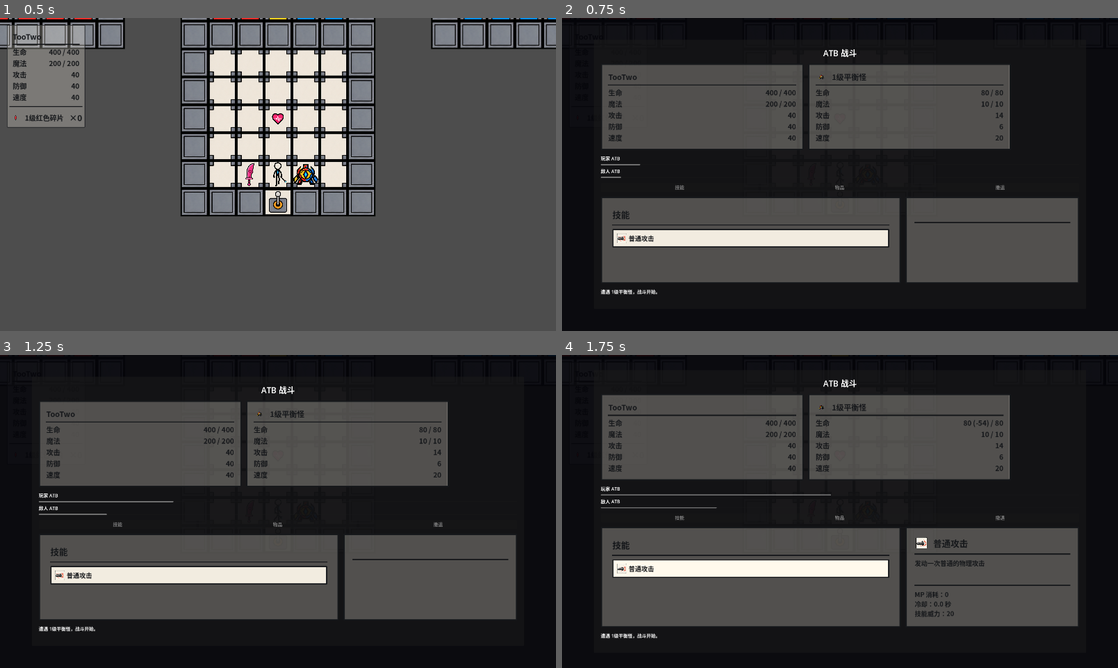
Above: before the commit, frames 1-4 (two rows, left to right).
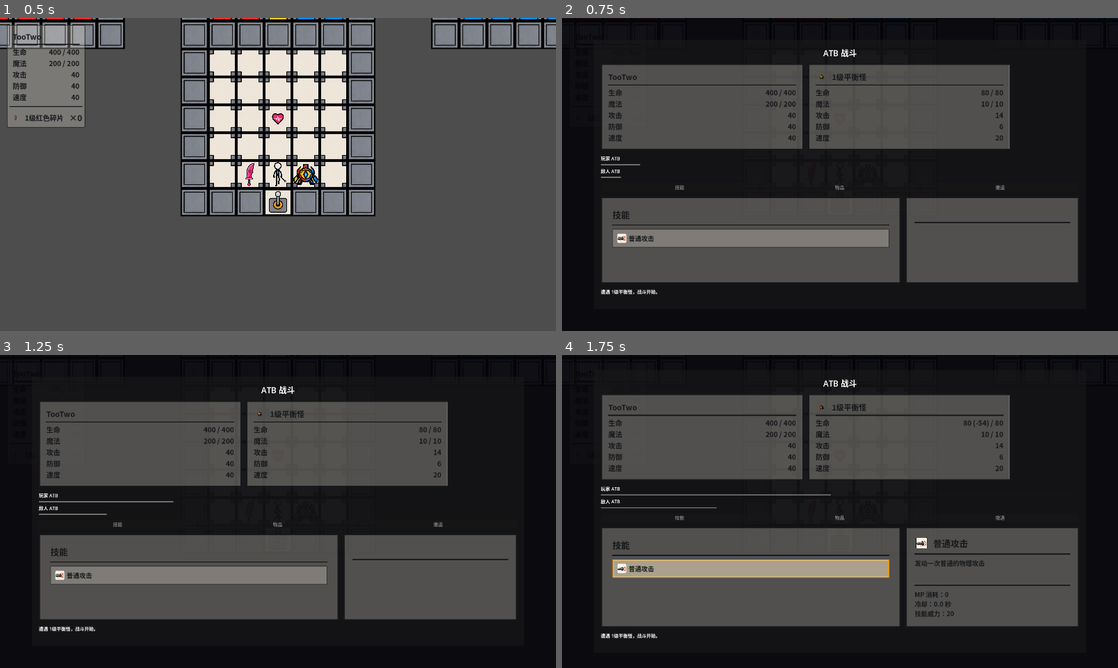
Above: after the commit, the same moments.

Repository: yifan-lee/Realmwand_The_First_Tower
Game: Godot game, scene res://scenes/main.tscn
Same seed, same stepped clock (60 frames per second), same inputs: the game is played once before the commit and once after it.
Inputs (mouse positions are in pixels of both pictures, inside the frame that each line leads up to):
- Up to frame 1 (0.5 s): no input
- Up to frame 2 (0.75 s): tap Enter (ui_accept) at 0.5 s; move the mouse to (962, 158) at 0.52 s; hold D (move_right) from 0.53 s (still down); hold E (interact) from 0.53 s (still down); click (962, 158) at 0.67 s
- Up to frame 3 (1.25 s): keep holding D (move_right); keep holding E (interact); tap Enter (ui_accept) at 0.77 s
- Up to frame 4 (1.75 s): release D (move_right) at 1.25 s; release E (interact) at 1.25 s; click "普通攻击" at 1.25 s

Frame 1 is identical in both runs. In frame 2, 2.8% of the frame differs, in the area x 9-59%, y 67-74%; in frame 3, 2.8%; in frame 4, 2.9%, in the area x 9-59%, y 65-72%.

Commit message:
imporve UI

Diff:
--- a/resources/themes/game_ui_theme.tres
+++ b/resources/themes/game_ui_theme.tres
@@ -21,7 +21,7 @@
 content_margin_top = 12.0
 content_margin_right = 12.0
 content_margin_bottom = 12.0
-bg_color = Color(0.74509805, 0.72156864, 0.6784314, 0.8)
+bg_color = Color(0.74509805, 0.72156864, 0.6784314, 0.2)
 border_width_left = 3
 border_width_top = 3
 border_width_right = 3
@@ -37,44 +37,44 @@
 content_margin_top = 12.0
 content_margin_right = 12.0
 content_margin_bottom = 12.0
-bg_color = Color(0, 0, 0, 0)
+bg_color = Color(0.98, 0.75, 0.18, 0.45)
+border_width_left = 4
+border_width_top = 4
+border_width_right = 4
+border_width_bottom = 4
+border_color = Color(0.96, 0.62, 0.08, 1)
+corner_radius_top_left = 2
+corner_radius_top_right = 2
+corner_radius_bottom_right = 2
+corner_radius_bottom_left = 2
+
+[sub_resource type="StyleBoxFlat" id="StyleBoxFlat_wpwwu"]
+content_margin_left = 12.0
+content_margin_top = 12.0
+content_margin_right = 12.0
+content_margin_bottom = 12.0
+bg_color = Color(1, 0.95, 0.8, 0.5)
+border_width_left = 4
+border_width_top = 4
+border_width_right = 4
+border_width_bottom = 4
+border_color = Color(0.88, 0.58, 0.1, 1)
+corner_radius_top_left = 2
+corner_radius_top_right = 2
+corner_radius_bottom_right = 2
+corner_radius_bottom_left = 2
+
+[sub_resource type="StyleBoxFlat" id="StyleBoxFlat_6ajqo"]
+content_margin_left = 12.0
+content_margin_top = 12.0
+content_margin_right = 12.0
+content_margin_bottom = 12.0
+bg_color = Color(0.9490196, 0.9254902, 0.8784314, 0.28)
 border_width_left = 2
 border_width_top = 2
 border_width_right = 2
 border_width_bottom = 2
-border_color = Color(0.08627451, 0.09411765, 0.105882354, 1)
-corner_radius_top_left = 2
-corner_radius_top_right = 2
-corner_radius_bottom_right = 2
-corner_radius_bottom_left = 2
-
-[sub_resource type="StyleBoxFlat" id="StyleBoxFlat_wpwwu"]
-content_margin_left = 12.0
-content_margin_top = 12.0
-content_margin_right = 12.0
-content_margin_bottom = 12.0
-bg_color = Color(1, 0.9764706, 0.9254902, 1)
-border_width_left = 4
-border_width_top = 4
-border_width_right = 4
-border_width_bottom = 4
-border_color = Color(0.08627451, 0.09411765, 0.105882354, 1)
-corner_radius_top_left = 2
-corner_radius_top_right = 2
-corner_radius_bottom_right = 2
-corner_radius_bottom_left = 2
-
-[sub_resource type="StyleBoxFlat" id="StyleBoxFlat_6ajqo"]
-content_margin_left = 12.0
-content_margin_top = 12.0
-content_margin_right = 12.0
-content_margin_bottom = 12.0
-bg_color = Color(0.9490196, 0.9254902, 0.8784314, 1)
-border_width_left = 4
-border_width_top = 4
-border_width_right = 4
-border_width_bottom = 4
-border_color = Color(0.08627451, 0.09411765, 0.105882354, 1)
+border_color = Color(0.086, 0.094, 0.106, 0.65)
 corner_radius_top_left = 2
 corner_radius_top_right = 2
 corner_radius_bottom_right = 2
@@ -85,12 +85,12 @@
 content_margin_top = 12.0
 content_margin_right = 12.0
 content_margin_bottom = 12.0
-bg_color = Color(0.8509804, 0.8235294, 0.76862746, 1)
-border_width_left = 4
-border_width_top = 4
-border_width_right = 4
-border_width_bottom = 4
-border_color = Color(0.08627451, 0.09411765, 0.105882354, 1)
+bg_color = Color(0.92, 0.78, 0.5, 0.55)
+border_width_left = 4
+border_width_top = 4
+border_width_right = 4
+border_width_bottom = 4
+border_color = Color(0.96, 0.62, 0.08, 1)
 
 [sub_resource type="StyleBoxFlat" id="StyleBoxFlat_2lyce"]
 content_margin_left = 16.0
Not shown, changed: docs/progress/2026-07-27.md
